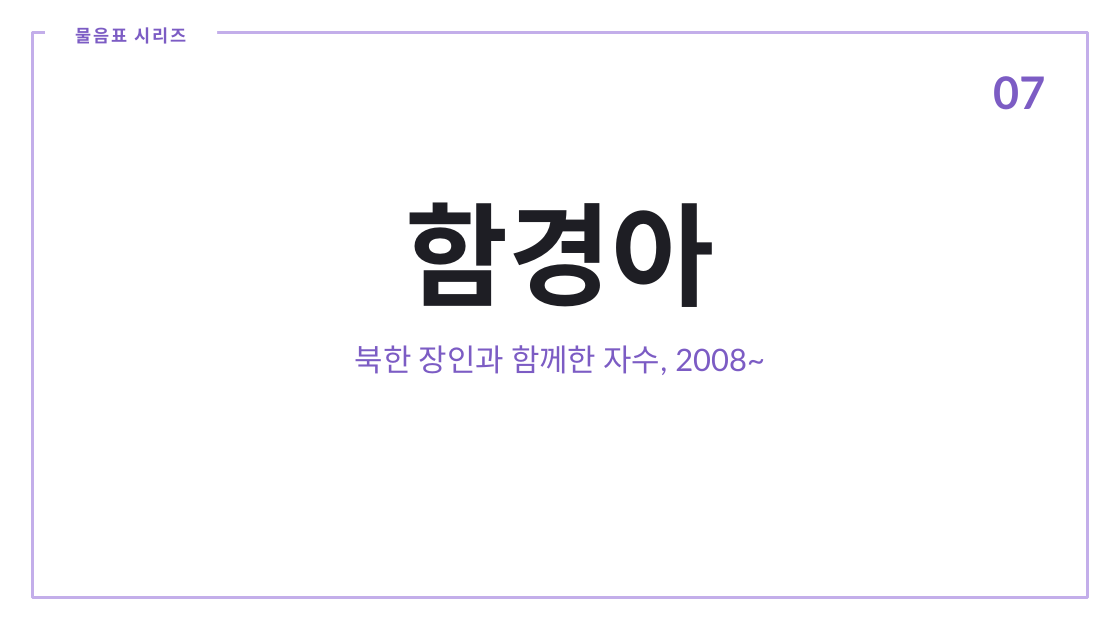
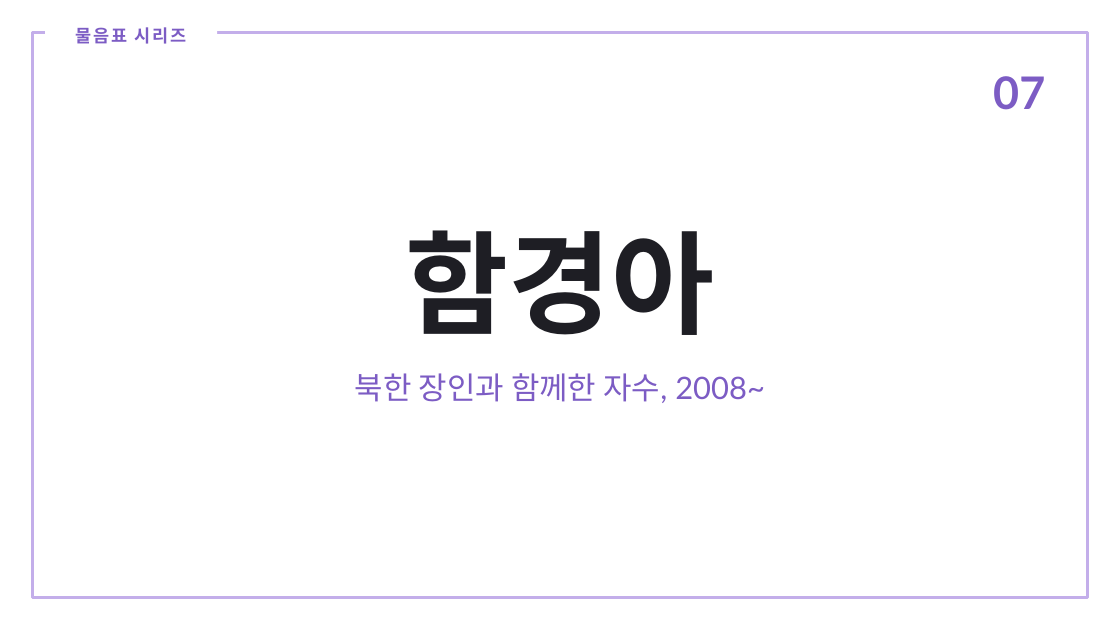
Before and after one commit to joyhanju/joyhanju.github.io, a slide deck: slide 64 of materials/this-is-art/이것도미술이에요_수업PPT.pptx (slide 60 before the commit). Drawn at 1120x630 pixels with LibreOffice and Linux fonts; fonts in the diff are those of the drawing. Boxes give left, top, right and bottom in pixels: in the first picture for what was removed or moved away, otherwise in the second. Text is boxed around its words. In the diff, an @@ line names an element or a change of style, - is before the commit and + after.

```diff
--- a/materials/this-is-art/이것도미술이에요_수업PPT.pptx
+++ b/materials/this-is-art/이것도미술이에요_수업PPT.pptx
@@ text "함경아": place and size @@
-text "함경아" at [405,202,714,307]
+text "함경아" at [405,230,714,335]
@@ text "북한 장인과 함께한 자수, 2008~": place and size @@
-text "북한 장인과 함께한 자수, 2008~" at [355,345,765,375]
+text "북한 장인과 함께한 자수, 2008~" at [355,373,765,403]
```
Also in this commit, not shown: 22 other slides changed, 7 slides added, 1 other file.
